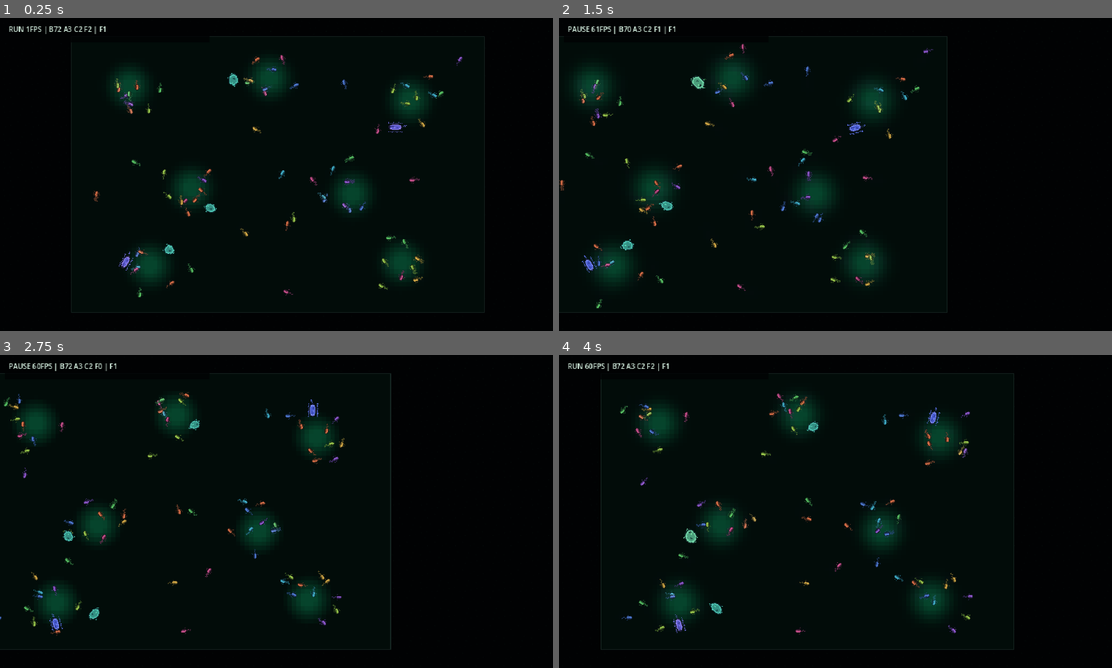
Above: before the commit, frames 1-4 (two rows, left to right).
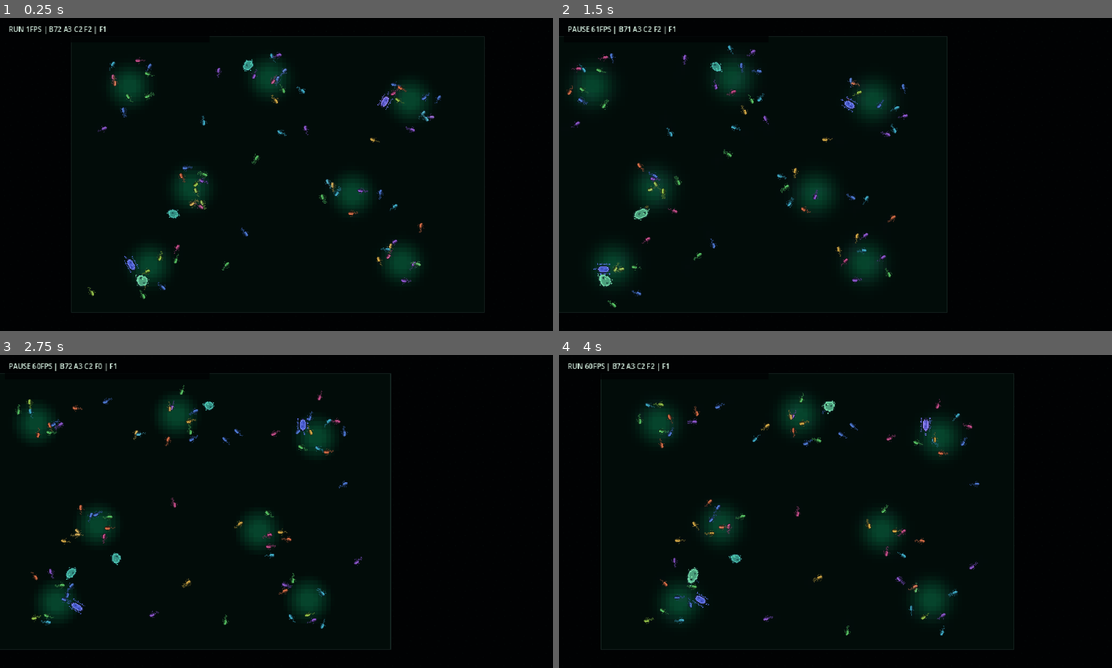
Above: after the commit, the same moments.

Repository: Rzbck/MicroC0re
Game: Godot game, scene res://src/app/main.tscn
Two runs of this game, one before a commit and one after it. Both use one fixed random seed, a clock stepped at 60 frames per second and the inputs below.
Inputs (mouse positions are in pixels of both pictures, inside the frame that each line leads up to):
- Up to frame 1 (0.25 s): no input
- Up to frame 2 (1.5 s): tap Enter at 0.5 s; move the mouse to (957, 158) at 0.52 s; hold D 0.53-1.25 s; tap F at 0.6 s; click (957, 158) at 0.67 s; tap Space at 0.77 s; drag from (724, 190) to (807, 237) at 1.27 s
- Up to frame 3 (2.75 s): move the mouse to (331, 442) at 2.02 s; hold D from 2.03 s (still down); tap N at 2.1 s
- Up to frame 4 (4 s): release D at 2.75 s; drag from (807, 574) to (669, 464) at 2.77 s; move the mouse to (1001, 558) at 3.52 s; hold A from 3.53 s (still down); tap 2 at 3.6 s; tap Space at 3.77 s

The runs differ from the first frame. In frame 1, 2.6% of the frame differs, in the area x 15-84%, y 10-90%; in frame 2, 2.7%, in the area x 0-68%, y 2-93%; in frame 3, 2.6%; in frame 4, 2.7%.

Commit message:
evolution: add mobile plasmid modules and conjugation state

Diff:
--- a/src/simulation/bacterium.gd
+++ b/src/simulation/bacterium.gd
@@ -1,5 +1,14 @@
 class_name Bacterium
 extends RefCounted
+
+const PLASMID_CONJUGATION := 1
+const PLASMID_SCAVENGE := 2
+const PLASMID_ADHESION := 4
+const PLASMID_STRESS := 8
+
+const TRANSFER_NONE := 0
+const TRANSFER_DONOR := 1
+const TRANSFER_RECIPIENT := 2
 
 var id: int
 var parent_id: int
@@ -48,6 +57,14 @@
 var flagella_length: float = 1.0
 var pili_count: int = 4
 var lineage_hue: float = 0.12
+
+# Mobile genetic elements. These are qualitative plasmid modules used to
+# model horizontal gene transfer by direct-contact conjugation.
+var plasmid_mask: int = 0
+var transfer_role: int = TRANSFER_NONE
+var transfer_partner_id: int = -1
+var transfer_progress: float = 0.0
+var hgt_events: int = 0
 
 # Deterministic visual animation phase. Rendering may read this value but
 # simulation behavior never depends on it.
@@ -82,6 +99,20 @@
 	flagella_count = clampi(2 + p_rng.randi_range(-1, 1), 1, 4)
 	flagella_length = clampf(1.0 + p_rng.randfn(0.0, 0.10), 0.65, 1.55)
 	pili_count = clampi(4 + p_rng.randi_range(-2, 2), 1, 8)
+
+	# A minority of founders carry conjugative plasmids. Payload modules are
+	# sparse so useful traits can spread horizontally during the run.
+	if p_rng.randf() < 0.18:
+		plasmid_mask |= PLASMID_CONJUGATION
+		var cargo_roll: int = p_rng.randi_range(0, 2)
+		if cargo_roll == 0:
+			plasmid_mask |= PLASMID_SCAVENGE
+		elif cargo_roll == 1:
+			plasmid_mask |= PLASMID_ADHESION
+		else:
+			plasmid_mask |= PLASMID_STRESS
+		pili_count = maxi(pili_count, 4)
+
 	lineage_hue = p_rng.randf()
 	visual_phase = p_rng.randf_range(0.0, TAU)
 
@@ -91,6 +122,11 @@
 func inherit_and_mutate(parent: Variant, p_rng: RandomNumberGenerator) -> void:
 	lineage_id = int(parent.lineage_id)
 	generation = int(parent.generation) + 1
+	plasmid_mask = int(parent.plasmid_mask)
+	transfer_role = TRANSFER_NONE
+	transfer_partner_id = -1
+	transfer_progress = 0.0
+	hgt_events = 0
 
 	var inherited_rate: float = float(parent.mutation_rate)
 	mutation_rate = clampf(
@@ -141,8 +177,33 @@
 	_apply_size_phenotype()
 
 
+func has_plasmid(module_bit: int) -> bool:
+	return (plasmid_mask & module_bit) != 0
+
+
+func plasmid_names() -> String:
+	var names := PackedStringArray()
+	if has_plasmid(PLASMID_CONJUGATION):
+		names.append("conjugation")
+	if has_plasmid(PLASMID_SCAVENGE):
+		names.append("scavenge")
+	if has_plasmid(PLASMID_ADHESION):
+		names.append("adhesion")
+	if has_plasmid(PLASMID_STRESS):
+		names.append("stress")
+	if names.is_empty():
+		return "none"
+	return ", ".join(names)
+
+
+func clear_transfer_state() -> void:
+	transfer_role = TRANSFER_NONE
+	transfer_partner_id = -1
+	transfer_progress = 0.0
+
+
 func begin_division() -> void:
-	if dying or dividing:
+	if dying or dividing or transfer_role != TRANSFER_NONE:
 		return
 	dividing = true
 	division_progress = 0.0
@@ -153,6 +214,7 @@
 		return
 	dying = true
 	alive = false
+	clear_transfer_state()
 	dividing = false
 	division_progress = 0.0
 	lysis_progress = 0.0
